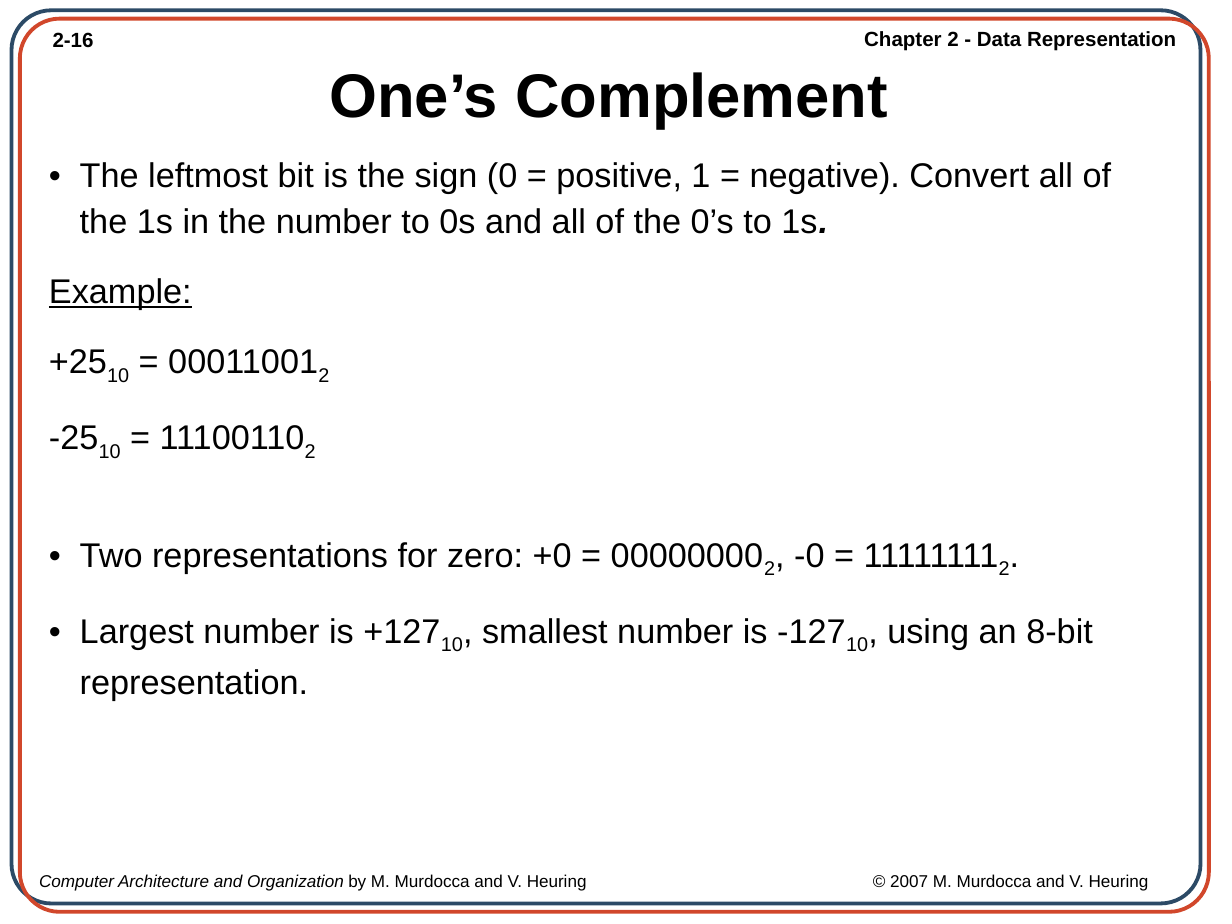
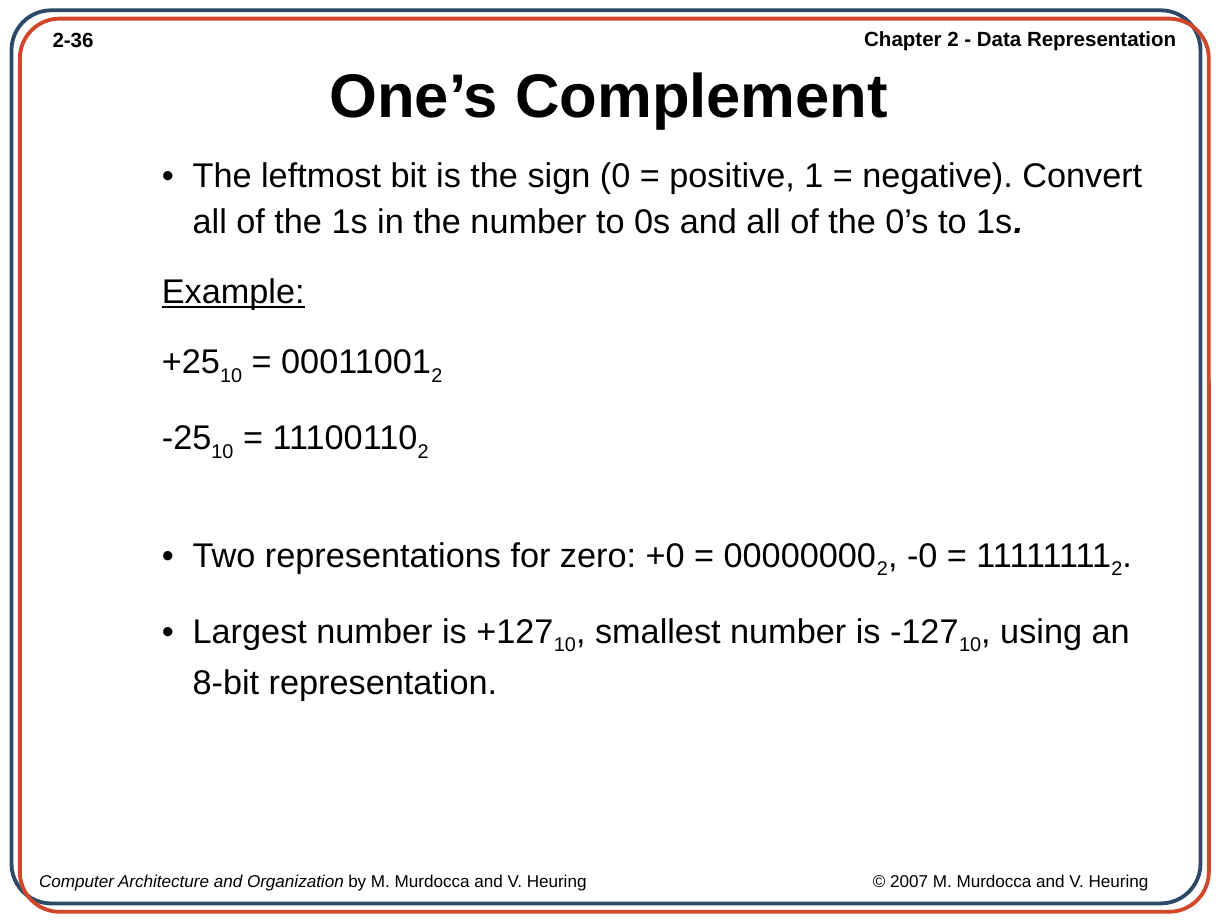
Before and after one commit to AfiqahAzahari-here/computer_organization_arch, a slide deck: slide 36 of SLIDE_NOTA/Ch02_Data Representation.ppt (slide 16 before the commit). Drawn at 1232x924 pixels with LibreOffice and Linux fonts; fonts in the diff are those of the drawing; background and template pictures are left out. Boxes give left, top, right and bottom in pixels: in the first picture for what was removed or moved away, otherwise in the second. Text is boxed around its words. In the diff, an @@ line names an element or a change of style, - is before the commit and + after.

```diff
--- a/SLIDE_NOTA/Ch02_Data Representation.ppt
+++ b/SLIDE_NOTA/Ch02_Data Representation.ppt
@@ page number at [53,32,94,48]: text changed @@
-2-16
+2-36
@@ text "• The leftmost bit is ..." rewrapped from [49,162,1112,700] to [162,162,1142,700] @@
```
Also in this commit, not shown: 11 other slides changed, 33 slides added, 4 other files.
